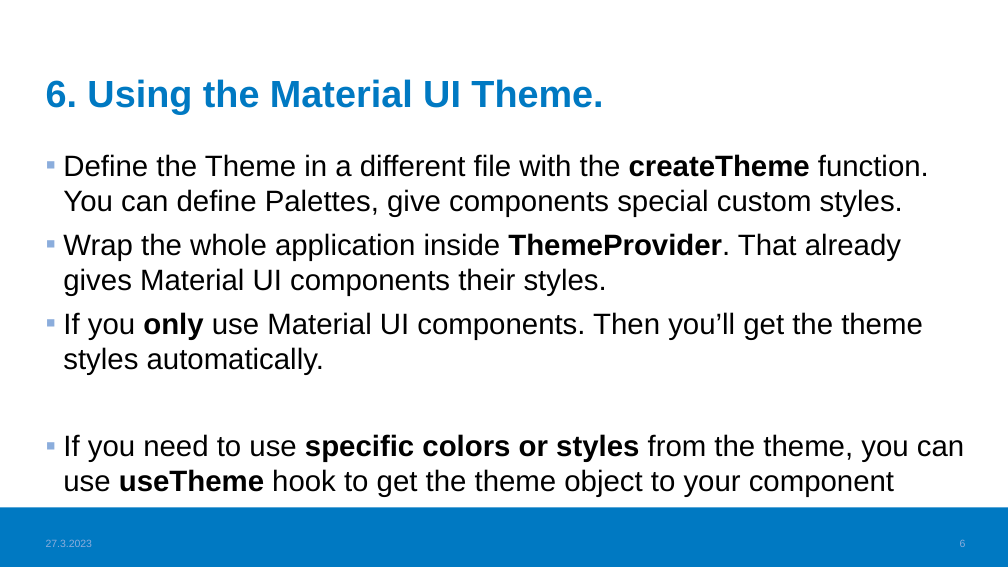
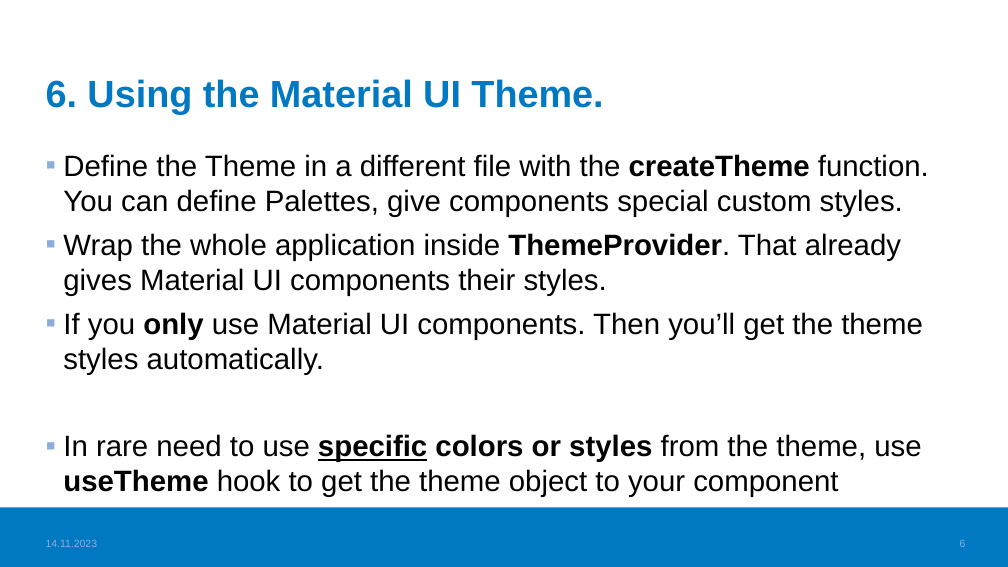
Before and after one commit to haagahelia/ohke-teknologiat, a slide deck: slide 6 of 05_frontend/Frontend_VideoTopics.pptx. Drawn at 1008x567 pixels with LibreOffice and Linux fonts; fonts in the diff are those of the drawing; background and template pictures are left out. Boxes give left, top, right and bottom in pixels: in the first picture for what was removed or moved away, otherwise in the second. Text is boxed around its words. In the diff, an @@ line names an element or a change of style, - is before the commit and + after.

Commit message:
Updates to Frontend materials

```diff
--- a/05_frontend/Frontend_VideoTopics.pptx
+++ b/05_frontend/Frontend_VideoTopics.pptx
@@ text at (x1=63, y1=434, x2=921, y2=497): text changed @@
-▪ If you need to use specific colors or styles from the theme, you can use useTheme hook to get the theme object to your component
+▪ In rare need to use specific colors or styles from the theme, use useTheme hook to get the theme object to your component
@@ text at (x1=46, y1=539, x2=98, y2=547): text changed @@
-27.3.2023
+14.11.2023
```
Also in this commit, not shown: 15 other slides changed, 1 slide removed, 3 other files.
